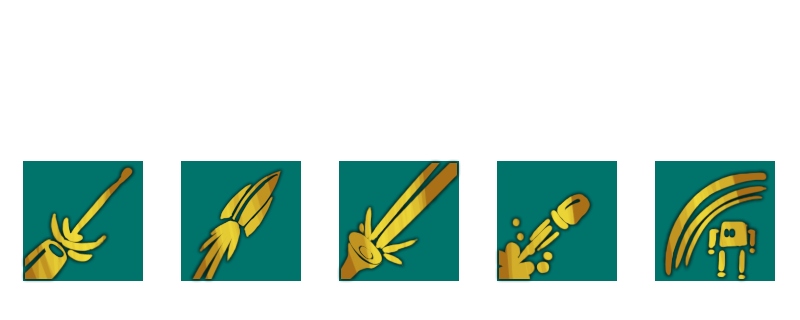
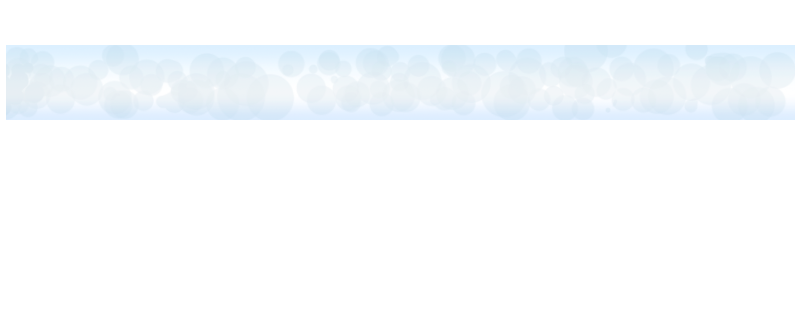
Two versions of the same layered image (800x320). Layer-by-layer changes:
hid group "icons" (13 layers) over [left=23, top=161, right=775, bottom=281]
showed "Layer 12" over [left=6, top=45, right=795, bottom=120]
showed "Layer 11", opacity 47% → 72%, painted on it over [left=6, top=45, right=795, bottom=120]
